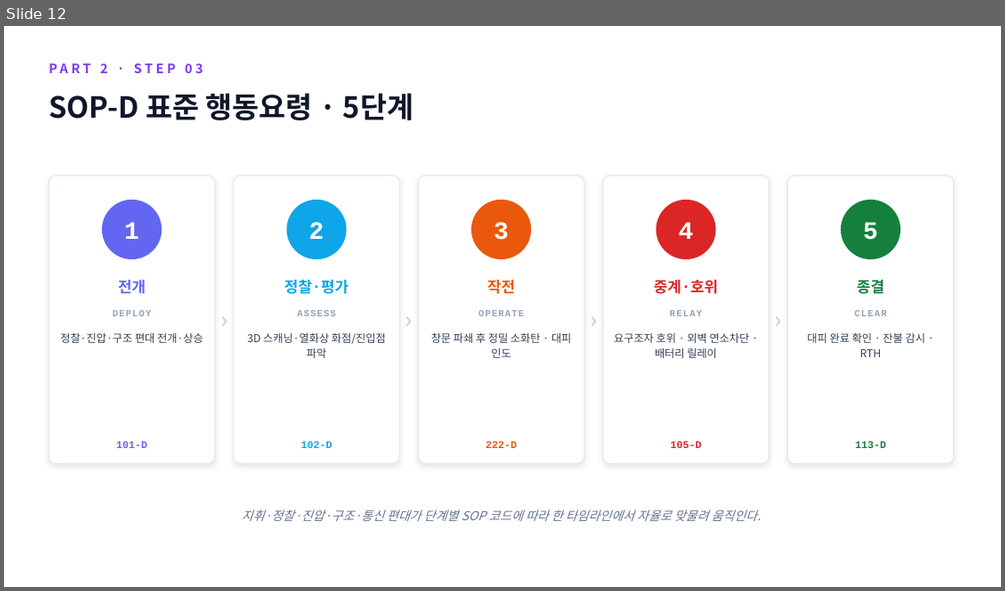
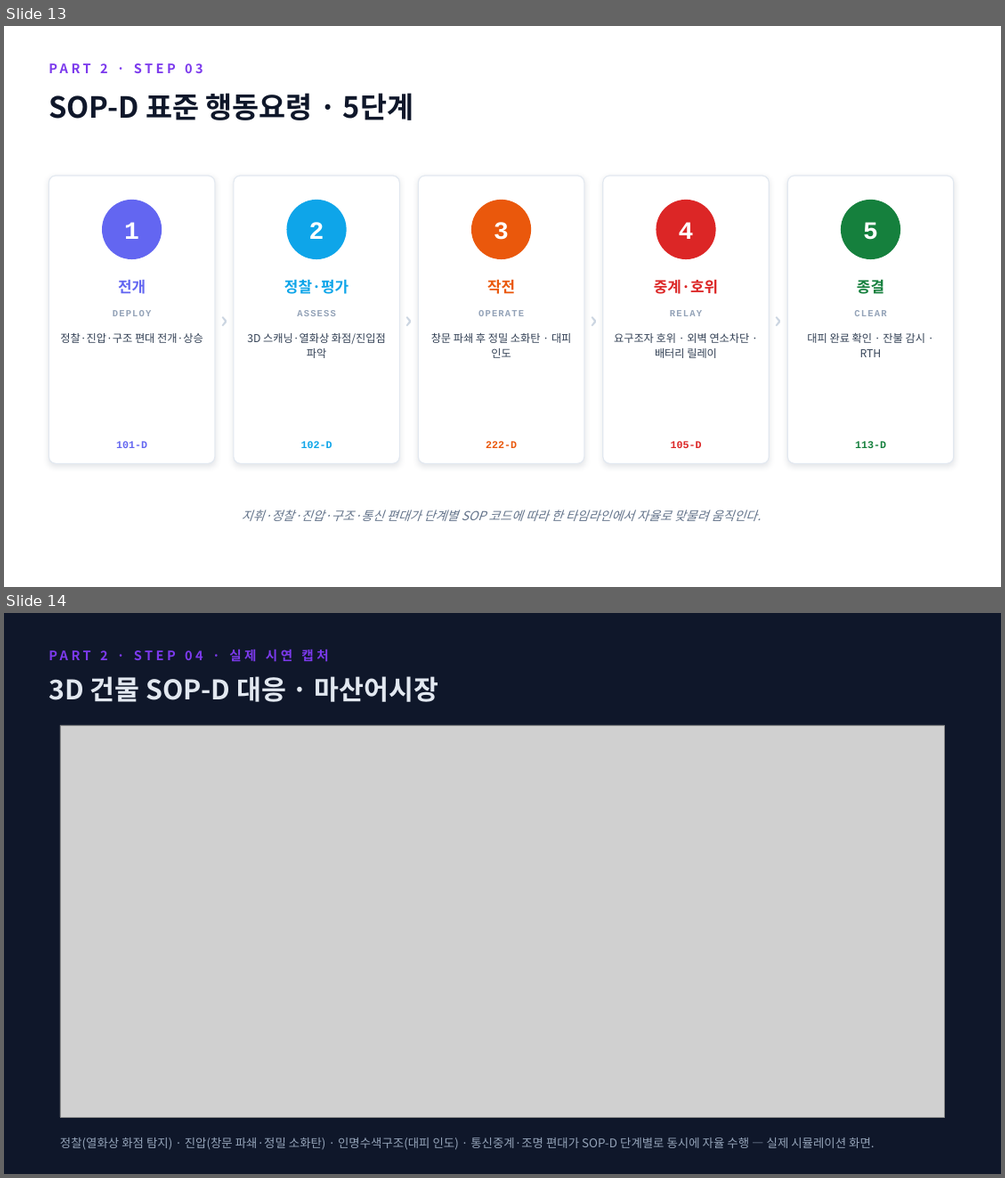
Before and after one commit to bdsm135790-png/noh, a slide deck: presentation/화재빅데이터_드론배치_분석리포트.pptx. Shown one above the other, each under a label of ours: slide 12 before the commit, slides 13 and 14 after it. The pictures are 1005x591 and 1005x1178 pixels, drawn with LibreOffice and Linux fonts; fonts in the diff are those of the drawing; grey boxes stand for pictures. Boxes give left, top, right and bottom in pixels: in the first picture for what was removed or moved away, otherwise in the second. Text is boxed around its words. In the diff, an @@ line names an element or a change of style, - is before the commit and + after.

```diff
--- a/presentation/화재빅데이터_드론배치_분석리포트.pptx
+++ b/presentation/화재빅데이터_드론배치_분석리포트.pptx
@@ slide 14 added at [4, 613, 1001, 1174], background #0F172A @@
@@ text added at [100, 648, 328, 665], 12.5 pt, text #7C3AED, bold @@
+PART 2 · STEP 04 · 실제 시연 캡처
@@ text added at [48, 676, 438, 702], 26 pt, text #E2E8F0, bold @@
+3D 건물 SOP-D 대응 · 마산어시장
@@ picture added at [60, 725, 945, 1117] @@
@@ text added at [60, 1137, 874, 1150], 11.5 pt, text #94A3B8 @@
+정찰(열화상 화점 탐지) · 진압(창문 파쇄·정밀 소화탄) · 인명수색구조(대피 인도) · 통신중계·조명 편대가 SOP-D 단계별로 동시에 자율 수행 — 실제 시뮬레이션 화면.
@@ what was slide 12 is now slide 13 @@
```
Also in this commit, not shown: 1 other slide added, 1 slide removed, 3 other files.
